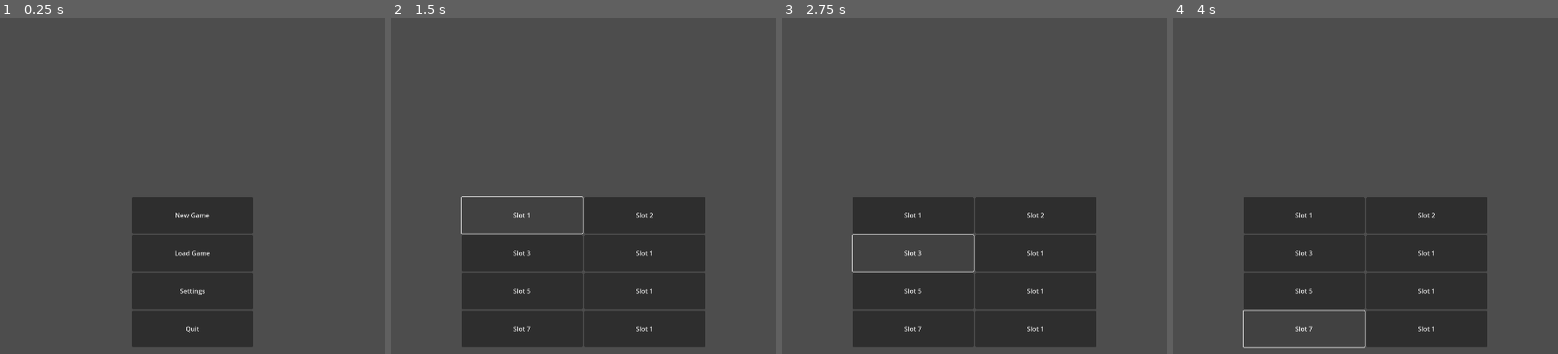
Above: before the commit, frames 1-4 (left to right).
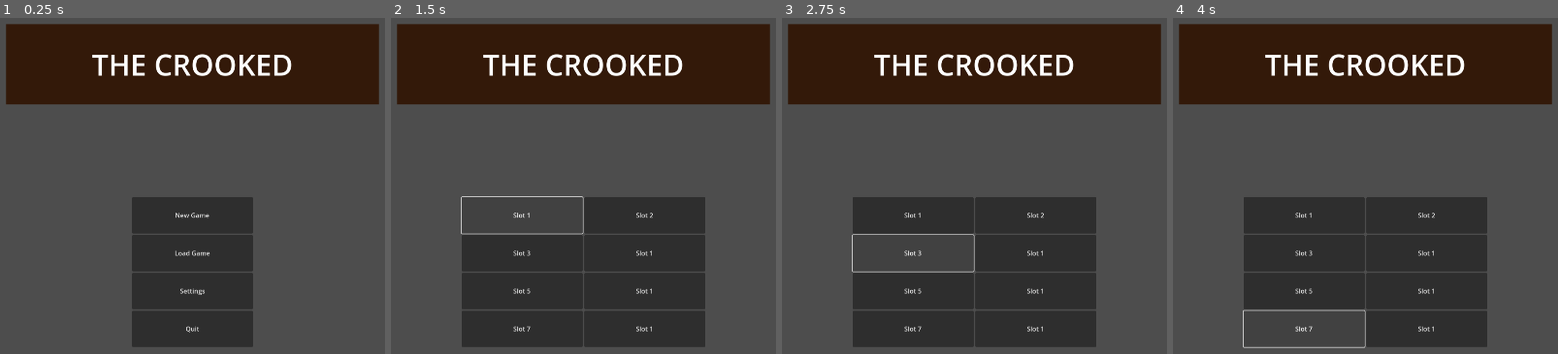
Above: after the commit, the same moments.

Repository: CookiesNKohii/p_TC
Game: Godot game, scene res://CoreScenes/0.0. mainMenu.tscn
The game is run twice, just before and just after one commit, with the same random seed, the same clock (stepped at 60 frames per second) and the same inputs.
Inputs:
- Up to frame 1 (0.25 s): no input
- Up to frame 2 (1.5 s): click "New Game" at 0.5 s; click "Slot 1" at 1.25 s
- Up to frame 3 (2.75 s): click "Slot 3" at 2 s
- Up to frame 4 (4 s): click "Slot 5" at 2.75 s; click "Slot 7" at 3.5 s

The runs differ from the first frame. In frame 1, 23% of the frame differs, in the area x 1-99%, y 1-26%; in frame 2, 23%; in frame 3, 23%; in frame 4, 23%.

Commit message:
The Crooked placeholder Title

Diff:
--- a/GodotFiles/CoreScenes/0.0.  mainMenu.tscn
+++ b/GodotFiles/CoreScenes/0.0.  mainMenu.tscn
@@ -158,6 +158,37 @@
 layout_mode = 2
 text = "Slot 1
 "
+
+[node name="MarginContainer" type="MarginContainer" parent="."]
+layout_mode = 1
+anchors_preset = -1
+anchor_right = 1.0
+offset_left = 498.0
+offset_top = 150.0
+offset_right = -498.0
+offset_bottom = 350.0
+grow_horizontal = 2
+
+[node name="ColorRect" type="ColorRect" parent="MarginContainer"]
+custom_minimum_size = Vector2(0, 200)
+layout_mode = 2
+color = Color(0.2, 0.1001, 0.038, 1)
+
+[node name="Label" type="Label" parent="MarginContainer/ColorRect"]
+layout_mode = 1
+anchors_preset = 8
+anchor_left = 0.5
+anchor_top = 0.5
+anchor_right = 0.5
+anchor_bottom = 0.5
+offset_left = -55.5
+offset_top = -11.5
+offset_right = 55.5
+offset_bottom = 11.5
+grow_horizontal = 2
+grow_vertical = 2
+theme_override_font_sizes/font_size = 72
+text = "THE CROOKED"
 
 [connection signal="pressed" from="MainMenuContainer/VBoxContainer/New Game" to="." method="_on_new_game_pressed"]
 [connection signal="pressed" from="MainMenuContainer/VBoxContainer/Load Game" to="." method="_on_load_game_pressed"]
